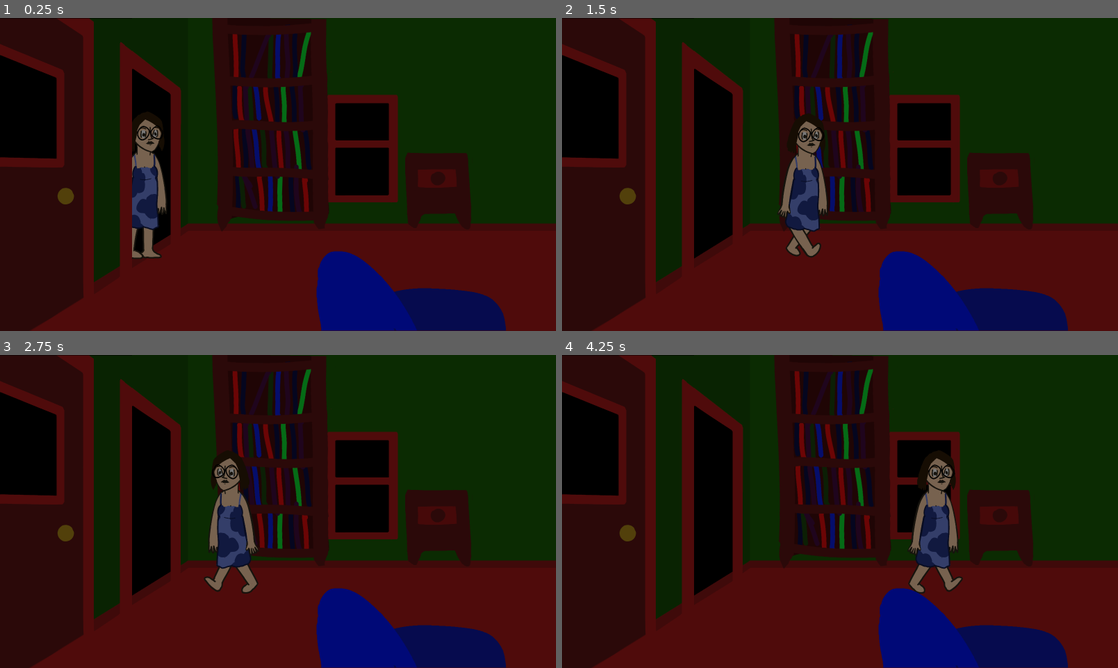
Above: before the commit, frames 1-4 (two rows, left to right).
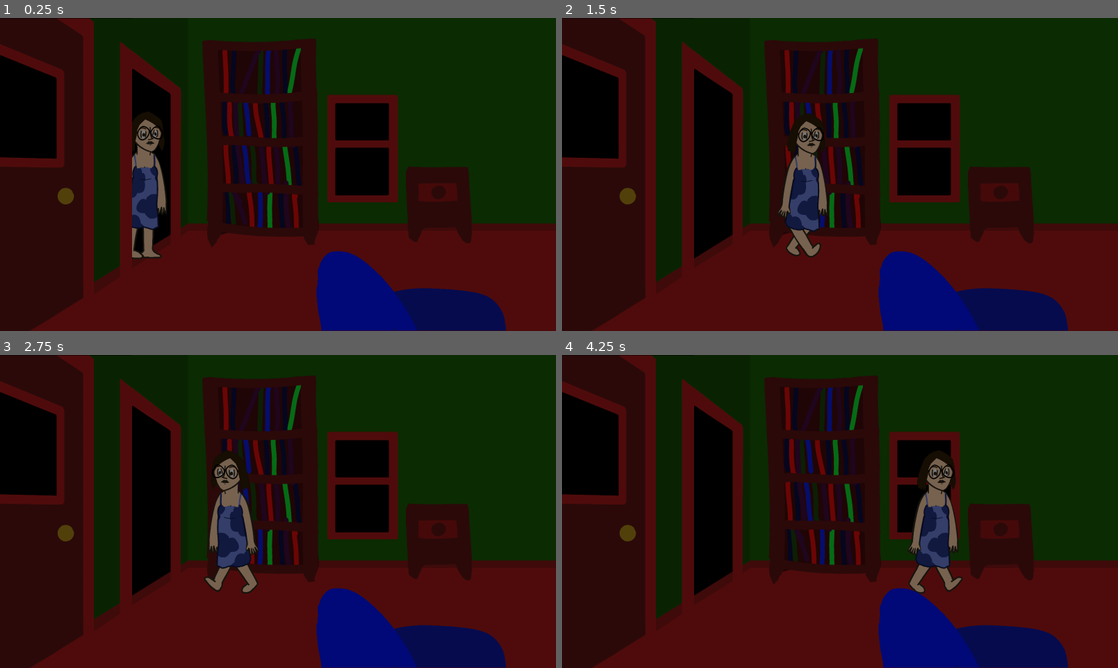
Above: after the commit, the same moments.

Repository: MarmadileManteater/Carbuncle-Game
Game: Godot game, scene res://scenes/living_room/living_room.tscn
Two runs of this game, one before a commit and one after it. Both use one fixed random seed, a clock stepped at 60 frames per second and the inputs below. This scene is started directly instead of the project's main scene. Sound files missing from this copy of the repository are replaced by a short silence.
Inputs (mouse positions are in pixels of both pictures, inside the frame that each line leads up to):
- Up to frame 1 (0.25 s): no input
- Up to frame 2 (1.5 s): tap Enter at 0.5 s; move the mouse to (962, 158) at 0.52 s; hold Right (ui_right) from 0.53 s (still down); click (962, 158) at 0.67 s; move the mouse to (728, 190) at 1.27 s
- Up to frame 3 (2.75 s): move the mouse to (333, 442) at 2.02 s; release Right (ui_right) at 2.03 s; hold Left (ui_left) from 2.03 s (still down)
- Up to frame 4 (4.25 s): move the mouse to (812, 574) at 2.77 s; release Left (ui_left) at 2.78 s; hold Right (ui_right) from 2.78 s (still down); click (812, 574) at 2.92 s; move the mouse to (1006, 558) at 3.52 s

The runs differ from the first frame. In frame 1, 10% of the frame differs, in the area x 36-85%, y 0-74%; in frame 2, 8.8%; in frame 3, 8.8%; in frame 4, 10%.

Commit message:
Edited sprites, added sprites and clickables to kitchen, adjusted living room furniture

Diff:
--- a/project/scenes/kitchen/kitchen.tscn
+++ b/project/scenes/kitchen/kitchen.tscn
@@ -2,7 +2,18 @@
 
 [ext_resource type="Texture2D" uid="uid://buamkleuu3n0r" path="res://assets/sprites/kitchen.png" id="1_5wy2p"]
 [ext_resource type="Script" uid="uid://b7wmpbt85g4dq" path="res://scenes/kitchen/kitchen.gd" id="1_madu1"]
+[ext_resource type="Texture2D" uid="uid://dil3sxsk833fx" path="res://assets/sprites/kitchen_floor.png" id="2_lmija"]
+[ext_resource type="Texture2D" uid="uid://cjechyxptdqde" path="res://assets/sprites/basement_door_closed.png" id="3_m0td3"]
 [ext_resource type="PackedScene" uid="uid://dfm6tfc42k5tf" path="res://scenes/monica/monica.tscn" id="3_o4r6q"]
+[ext_resource type="Texture2D" uid="uid://cfjw0b3r0tcsb" path="res://assets/sprites/backdoor_closed.png" id="4_hmhdv"]
+[ext_resource type="Texture2D" uid="uid://bt7n2fd3qfr2w" path="res://assets/sprites/basement_lock_unlocked.png" id="6_m0td3"]
+[ext_resource type="Texture2D" uid="uid://di8ml677vdlqf" path="res://assets/sprites/backdoor_open.png" id="6_rryun"]
+[ext_resource type="Texture2D" uid="uid://doodtfe3skak2" path="res://assets/sprites/basement_lock_locked.png" id="7_0mum6"]
+[ext_resource type="Texture2D" uid="uid://i3nd6ghh5y0j" path="res://assets/sprites/basement_door_open.png" id="7_isaiq"]
+[ext_resource type="Texture2D" uid="uid://ddxagkbowsq6a" path="res://assets/sprites/backdoor_lock_unlocked.png" id="8_amifv"]
+[ext_resource type="Texture2D" uid="uid://bi7fqw08ir3dl" path="res://assets/sprites/kitchen_1.png" id="9_0mum6"]
+[ext_resource type="Texture2D" uid="uid://f4c4blfhqnt4" path="res://assets/sprites/backdoor_lock_locked.png" id="9_ck2ga"]
+[ext_resource type="PackedScene" uid="uid://6ow7g2olutni" path="res://scenes/virtual_clickable/virtual_clickable.tscn" id="13_pyrih"]
 
 [sub_resource type="RectangleShape2D" id="RectangleShape2D_0dxmq"]
 size = Vector2(1859, 20)
@@ -15,11 +26,59 @@
 
 [node name="Kitchen" type="Node2D" unique_id=1659860686]
 script = ExtResource("1_madu1")
+metadata/_edit_vertical_guides_ = [800.0]
 
-[node name="Sprite2D" type="Sprite2D" parent="." unique_id=1548028478]
-modulate = Color(0.50928617, 0.50928617, 0.50928617, 1)
-position = Vector2(801, 450)
+[node name="KitchenFloor" type="Sprite2D" parent="." unique_id=683181166]
+modulate = Color(0.50980395, 0.50980395, 0.50980395, 1)
+position = Vector2(812, 697)
+texture = ExtResource("2_lmija")
+
+[node name="BasementDoorClosed" type="Sprite2D" parent="." unique_id=382406589]
+modulate = Color(0.50980395, 0.50980395, 0.50980395, 1)
+position = Vector2(547, 290)
+texture = ExtResource("3_m0td3")
+
+[node name="BackdoorClosed" type="Sprite2D" parent="." unique_id=1698826754]
+modulate = Color(0.50980395, 0.50980395, 0.50980395, 1)
+position = Vector2(1429, 401)
+texture = ExtResource("4_hmhdv")
+
+[node name="KitchenWalls" type="Sprite2D" parent="." unique_id=1548028478]
+modulate = Color(0.50980395, 0.50980395, 0.50980395, 1)
+position = Vector2(800, 450)
 texture = ExtResource("1_5wy2p")
+
+[node name="BasementLockUnlocked" type="Sprite2D" parent="." unique_id=1506098836]
+modulate = Color(0.50980395, 0.50980395, 0.50980395, 1)
+position = Vector2(624, 243)
+texture = ExtResource("6_m0td3")
+
+[node name="BasementLockLocked" type="Sprite2D" parent="." unique_id=795465899]
+modulate = Color(0.50980395, 0.50980395, 0.50980395, 1)
+position = Vector2(624, 243)
+texture = ExtResource("7_0mum6")
+
+[node name="BackdoorLockUnlocked" type="Sprite2D" parent="." unique_id=378934378]
+modulate = Color(0.50980395, 0.50980395, 0.50980395, 1)
+position = Vector2(1455, 369)
+texture = ExtResource("8_amifv")
+
+[node name="BackdoorLockLocked" type="Sprite2D" parent="." unique_id=230135350]
+modulate = Color(0.50980395, 0.50980395, 0.50980395, 1)
+position = Vector2(1455, 369)
+texture = ExtResource("9_ck2ga")
+
+[node name="BackdoorOpen" type="Sprite2D" parent="." unique_id=563418989]
+visible = false
+modulate = Color(0.50980395, 0.50980395, 0.50980395, 1)
+position = Vector2(1326, 337)
+texture = ExtResource("6_rryun")
+
+[node name="BasementDoorOpen" type="Sprite2D" parent="." unique_id=37220727]
+visible = false
+modulate = Color(0.50980395, 0.50980395, 0.50980395, 1)
+position = Vector2(366, 316)
+texture = ExtResource("7_isaiq")
 
 [node name="Monica" parent="." unique_id=184188669 instance=ExtResource("3_o4r6q")]
 modulate = Color(0.46666667, 0.46666667, 0.46666667, 1)
@@ -34,10 +93,23 @@
 shape = SubResource("RectangleShape2D_0dxmq")
 
 [node name="CollisionShape2D2" type="CollisionShape2D" parent="StaticBody2D" unique_id=2123615123]
+visible = false
 position = Vector2(1231, -417)
 shape = SubResource("RectangleShape2D_6wcjf")
 
 [node name="Clickable" type="Node2D" parent="." unique_id=1126109606]
+
+[node name="BasementLock" parent="Clickable" unique_id=1515518074 instance=ExtResource("13_pyrih")]
+position = Vector2(547, 290)
+cursor = 3
+size = Vector2(197.555, 456.91)
+scene = "lock_puzzle"
+
+[node name="BackdoorLock" parent="Clickable" unique_id=1772063982 instance=ExtResource("13_pyrih")]
+position = Vector2(1428, 396)
+cursor = 3
+size = Vector2(73.755, 592.125)
+scene = "lock_puzzle_2"
 
 [node name="Area2D" type="Area2D" parent="." unique_id=35605313]
 position = Vector2(-236, 0)
@@ -47,4 +119,9 @@
 shape = SubResource("RectangleShape2D_o4r6q")
 debug_color = Color(0.7124032, 0.26126483, 1, 0.41960785)
 
+[node name="KitchenWalls1" type="Sprite2D" parent="." unique_id=1783456702]
+modulate = Color(0.50980395, 0.50980395, 0.50980395, 1)
+position = Vector2(800, 450)
+texture = ExtResource("9_0mum6")
+
 [connection signal="body_entered" from="Area2D" to="." method="_left_door_body_entered"]
--- a/project/scenes/living_room/living_room.tscn
+++ b/project/scenes/living_room/living_room.tscn
@@ -81,13 +81,13 @@
 texture = ExtResource("2_v2mqm")
 
 [node name="Bookshelf" type="Sprite2D" parent="." unique_id=1838528401]
-position = Vector2(778.00006, 310)
+position = Vector2(749, 356)
 rotation = 0.017453292
 skew = 0.017453292
 texture = ExtResource("6_tjl2r")
 
 [node name="Drawer" type="AnimatedSprite2D" parent="." unique_id=1175252340]
-position = Vector2(1263, 498)
+position = Vector2(1265, 538)
 sprite_frames = SubResource("SpriteFrames_0dxmq")
 
 [node name="AudioStreamPlayer2D" type="AudioStreamPlayer2D" parent="Drawer" unique_id=1308506173]
@@ -138,7 +138,7 @@
 [node name="Clickable" type="Node2D" parent="." unique_id=300474694]
 
 [node name="Drawer" parent="Clickable" unique_id=1515518074 instance=ExtResource("8_0hj4s")]
-position = Vector2(1258, 492)
+position = Vector2(1263, 525)
 cursor = 3
 size = Vector2(200, 200)
 
@@ -148,6 +148,7 @@
 size = Vector2(550, 200)
 
 [node name="Couch Cushions" parent="." unique_id=1448613965 instance=ExtResource("10_3o82y")]
+visible = false
 z_index = 10
 position = Vector2(746, 621)
 
Not shown, added: project/assets/sprites/backdoor_closed.png.import
Binary file changed: project/assets/sprites/backdoor_open.png
Binary file changed: project/assets/sprites/basement_door_open.png
Binary file changed: project/assets/sprites/bookshelf.png
Binary file changed: project/assets/sprites/kitchen.png
Binary file added: project/assets/sprites/kitchen_floor.png
Not shown, changed: raw/backdoor_open.xcf
Not shown, changed: raw/basement_door_open.xcf
Not shown, changed: raw/kitchen.xcf
Not shown, added: raw/kitchen_floor.xcf
